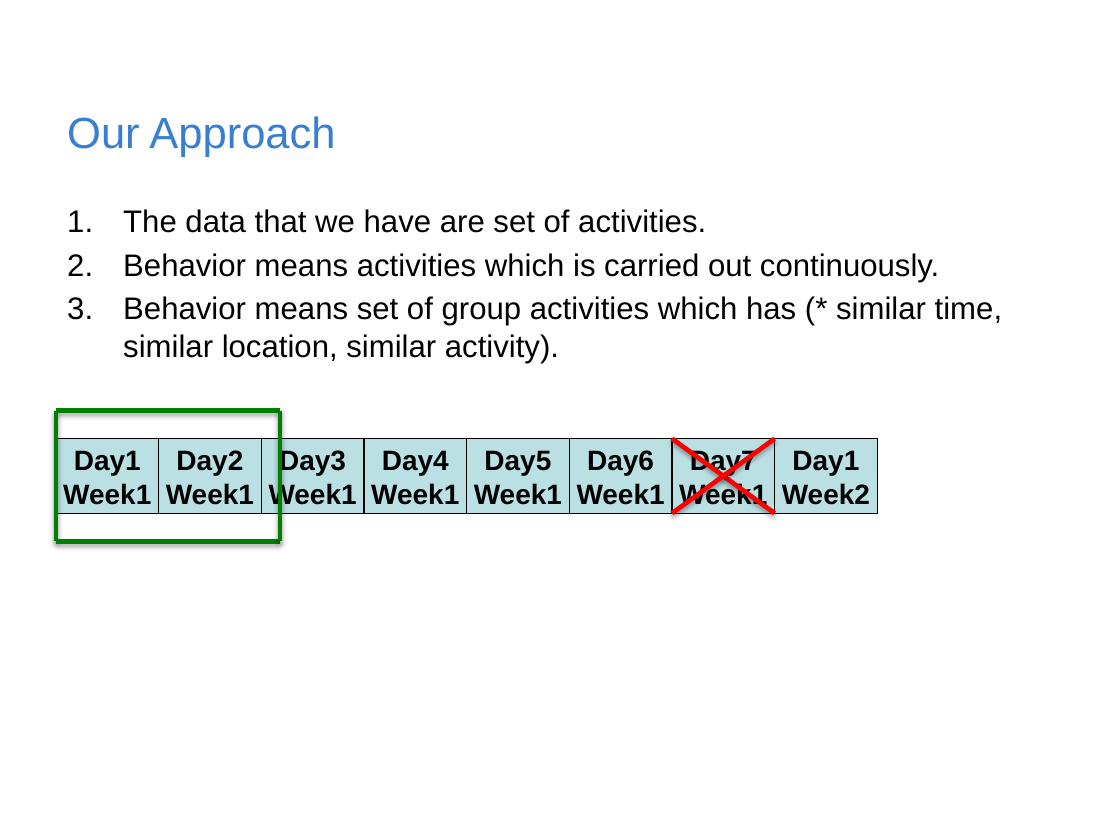
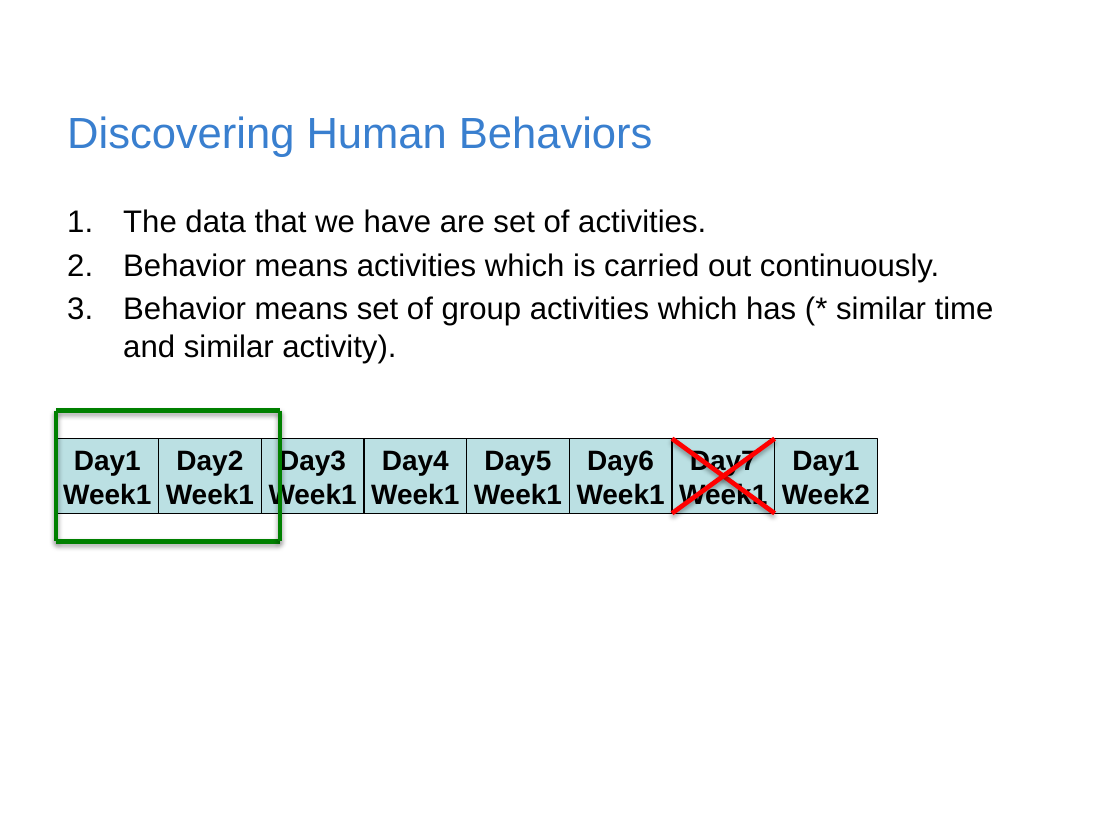
Before and after one commit to rischanlab/MyThesis, a slide deck: slide 17 of Thesis-presentation.pptx. Drawn at 1120x840 pixels with LibreOffice and Linux fonts; fonts in the diff are those of the drawing; background and template pictures are left out. Boxes give left, top, right and bottom in pixels: in the first picture for what was removed or moved away, otherwise in the second. Text is boxed around its words. In the diff, an @@ line names an element or a change of style, - is before the commit and + after.

```diff
--- a/Thesis-presentation.pptx
+++ b/Thesis-presentation.pptx
@@ title at bbox=[67, 116, 653, 157]: text changed @@
-Our Approach
+Discovering Human Behaviors
@@ text at bbox=[123, 296, 994, 363]: text changed @@
-3. Behavior means set of group activities which has (* similar time, similar location, similar activity).
+3. Behavior means set of group activities which has (* similar time and similar activity).
```
Also in this commit, not shown: 12 other slides changed, 6 slides added, 5 slides removed.
